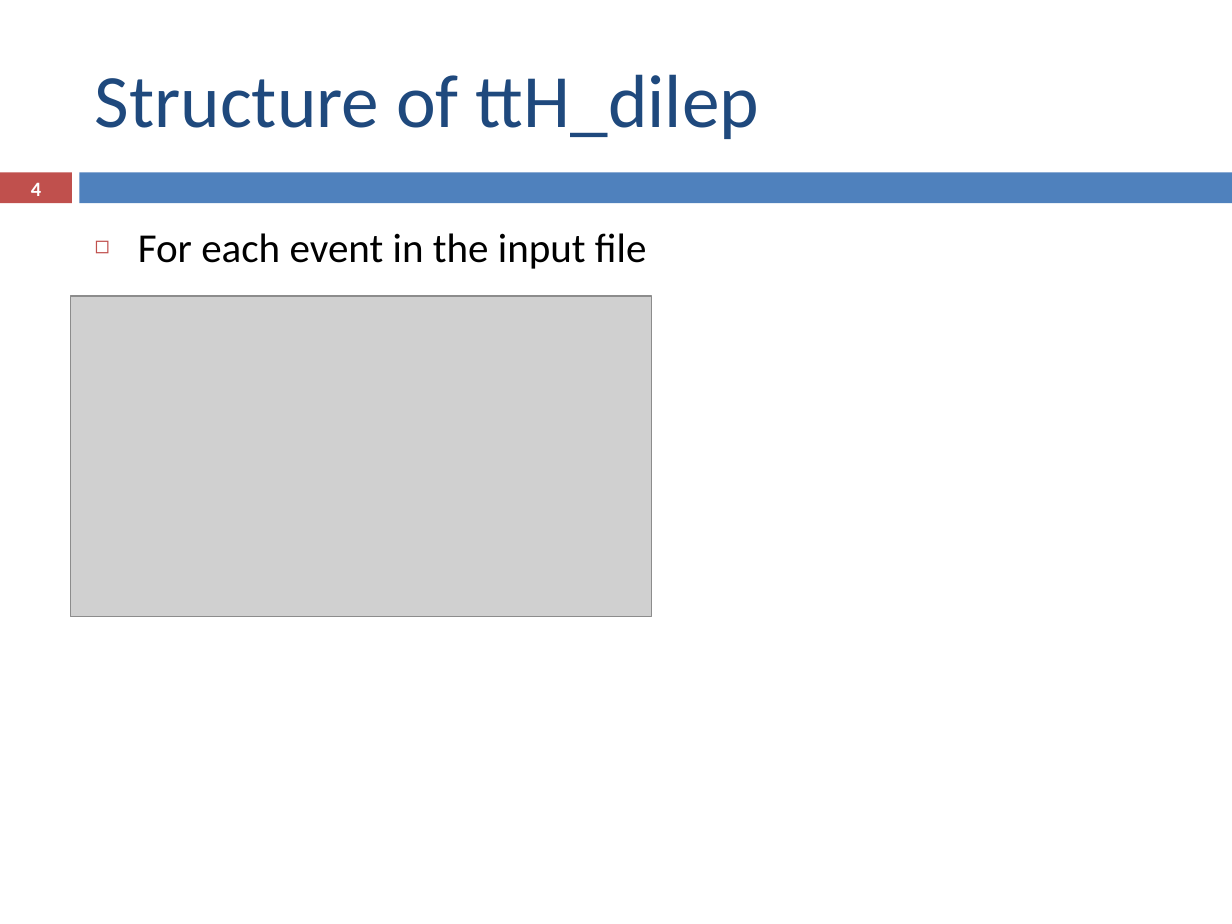
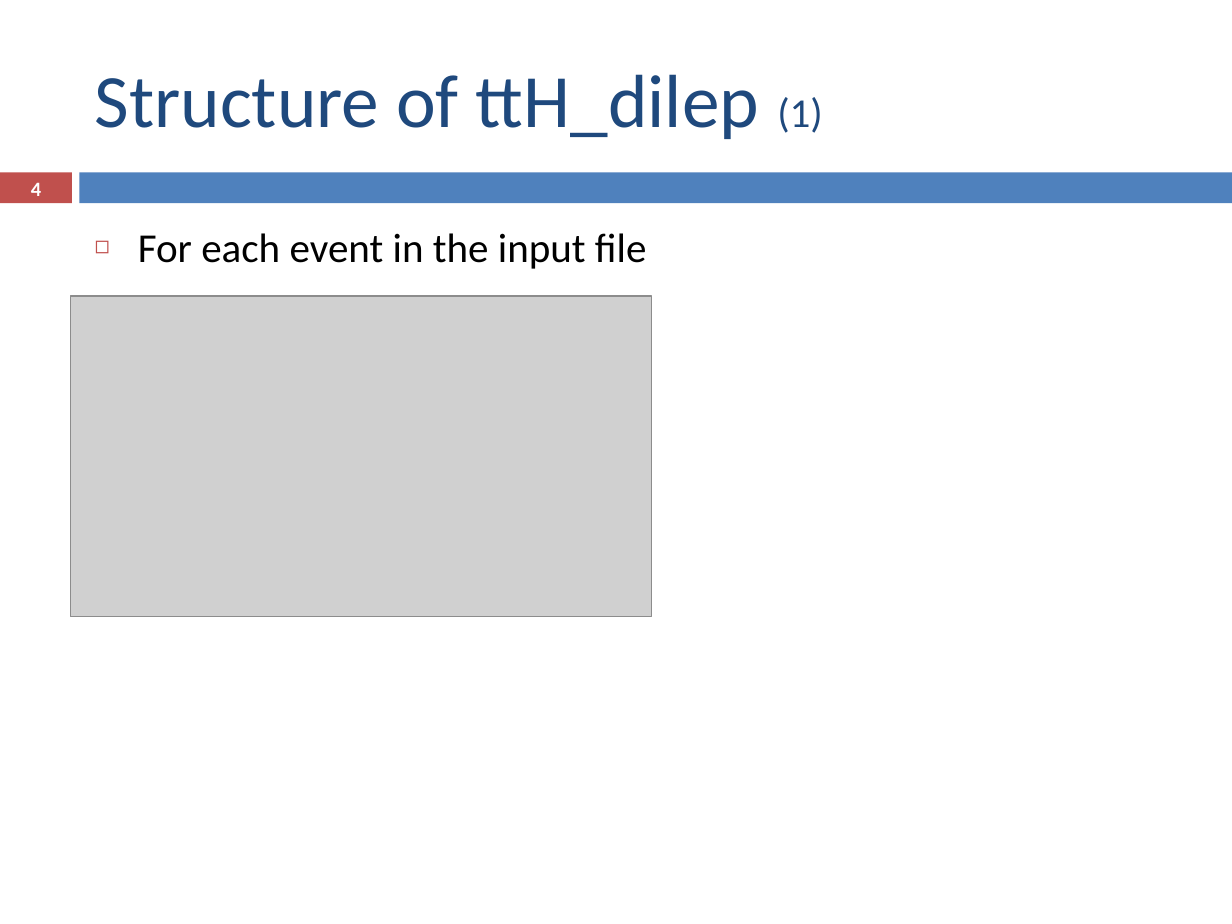
Before and after one commit to ampereira/mscthesis-liptool, a slide deck: slide 4 of doc/partial presentation/partial_presentation.pptx. Drawn at 1232x924 pixels with LibreOffice and Linux fonts; fonts in the diff are those of the drawing; grey boxes stand for pictures. Boxes give left, top, right and bottom in pixels: in the first picture for what was removed or moved away, otherwise in the second. Text is boxed around its words. In the diff, an @@ line names an element or a change of style, - is before the commit and + after.

```diff
--- a/doc/partial presentation/partial_presentation.pptx
+++ b/doc/partial presentation/partial_presentation.pptx
@@ title at <box>95,74,823,139</box>: text changed @@
-Structure of ttH_dilep
+Structure of ttH_dilep (1)
```
Also in this commit, not shown: 18 other slides changed, 11 slides added, 4 slides removed, 20 other files.
